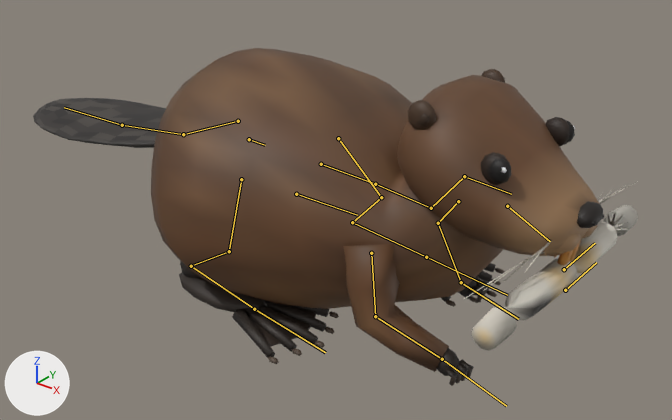
The glTF model art/baked/aventyr2/beaver.glb, before and after one commit.
Both versions are drawn from a camera (50 mm lens) standing at (2.21, -3.0, 2.27) and looking at (-0.27, 0.1, 0.35). Lighting does not change. The marker at lower left points along +X, +Y and +Z. The first picture is the older version. Both versions are drawn at frame 23 of the action 'beaver:waddle'; the numbers are the values there. The bones that change, and the others that lie on the model, are drawn over the model as lines.

In view in the first picture: 'beaver-body'.
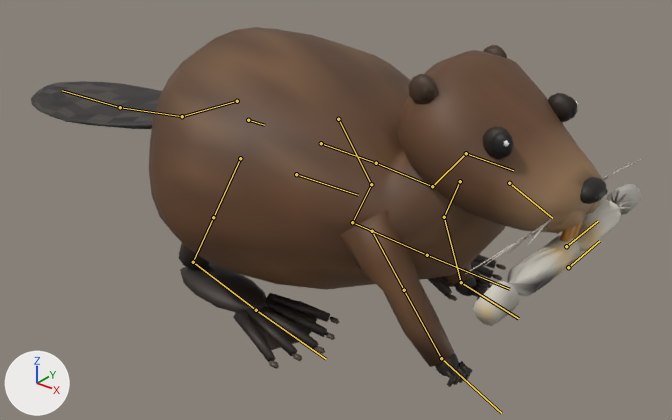
Boxes [x1, y1, x2, y2] around the edits, measured in the pictures (672 x 420 px):
'beaver-body', posed (6% taller): before [33, 48, 638, 386]; after [31, 27, 641, 387]
bone 'root', root to tip: before (296, 194) to (357, 215); after (296, 174) to (358, 195)
bone 'upper_arm.L', root to tip: before (458, 201) to (438, 223); after (460, 181) to (444, 217)
bone 'forearm.L', root to tip: before (438, 223) to (461, 282); after (444, 217) to (461, 282)
bone 'hand.L', root to tip: before (461, 282) to (518, 319); after (461, 282) to (518, 318)
bone 'upper_arm.R', root to tip: before (371, 253) to (375, 316); after (372, 231) to (404, 290)
bone 'forearm.R', root to tip: before (375, 316) to (442, 359); after (404, 290) to (441, 358)
bone 'hand.R', root to tip: before (442, 359) to (506, 406); after (441, 358) to (501, 413)
bone 'thigh.L', root to tip: before (338, 138) to (381, 197); after (338, 119) to (371, 184)
bone 'shin.L', root to tip: before (381, 197) to (352, 222); after (371, 184) to (352, 222)
bone 'foot.L', root to tip: before (352, 222) to (426, 257); after (352, 222) to (427, 255)
bone 'thigh.R', root to tip: before (241, 179) to (229, 251); after (240, 158) to (213, 217)
bone 'shin.R', root to tip: before (229, 251) to (191, 266); after (213, 217) to (193, 262)
bone 'foot.R', root to tip: before (191, 266) to (254, 309); after (193, 262) to (256, 310)

The change in detail:
Bone 'root' (bone_root) moves from (0.0, -0.42, 0.426) to (0.0, -0.42, 0.526).
Bone 'upper_arm.L' (bone_upper_arm_l) turns from (-15, -2, 14) to (-1, -4, 6) degrees about its own x, y and z.
Bone 'forearm.L' (bone_forearm_l) turns from (24, 1, -4) to (-4, 0, 6) degrees about its own x, y and z.
Bone 'hand.L' (bone_hand_l) turns from (37, 1, 7) to (50, -3, 1) degrees about its own x, y and z.
Bone 'upper_arm.R' (bone_upper_arm_r) turns from (35, 7, 7) to (59, -1, 14) degrees about its own x, y and z.
Bone 'forearm.R' (bone_forearm_r) turns from (-9, 1, -14) to (-65, -10, -26) degrees about its own x, y and z.
Bone 'hand.R' (bone_hand_r) turns from (16, -6, 3) to (40, -2, 9) degrees about its own x, y and z.
Bone 'thigh.L' (bone_thigh_l) turns from (43, 0, -7) to (30, -1, -7) degrees about its own x, y and z.
Bone 'shin.L' (bone_shin_l) turns from (25, -1, 3) to (54, -5, 7) degrees about its own x, y and z.
Bone 'foot.L' (bone_foot_l) turns from (-5, 1, 13) to (-19, 2, 14) degrees about its own x, y and z.
Bone 'thigh.R' (bone_thigh_r) turns from (-10, 4, 5) to (-28, 4, 6) degrees about its own x, y and z.
Bone 'shin.R' (bone_shin_r) turns from (63, 6, -8) to (111, 17, -8) degrees about its own x, y and z.
Bone 'foot.R' (bone_foot_r) turns from (10, 0, -6) to (-25, -2, -10) degrees about its own x, y and z.
